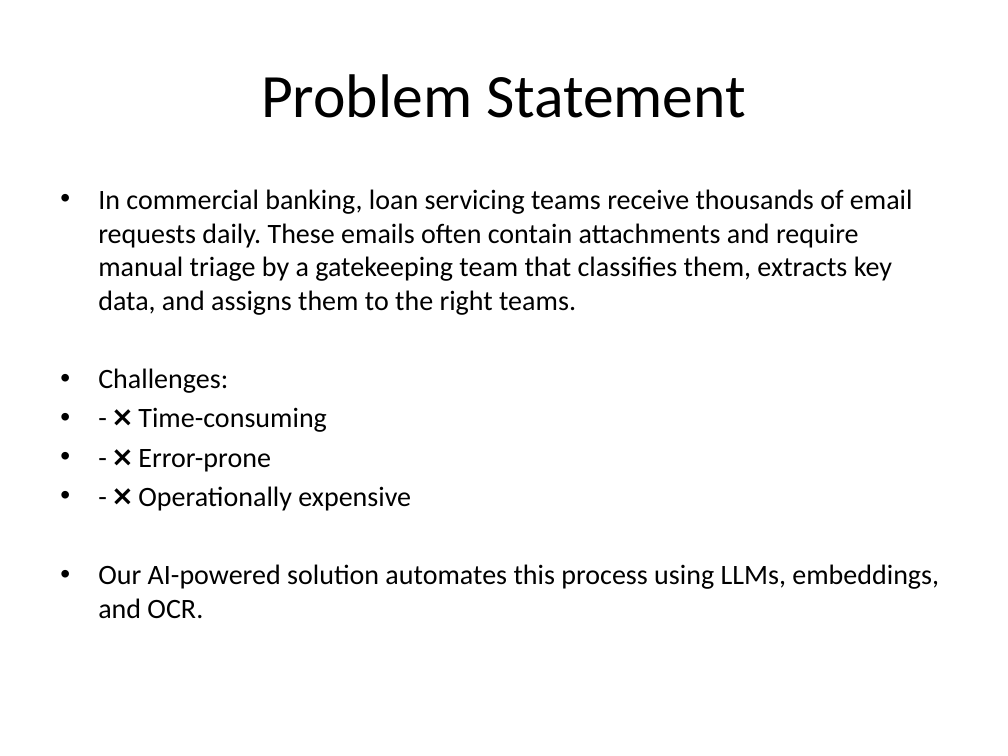
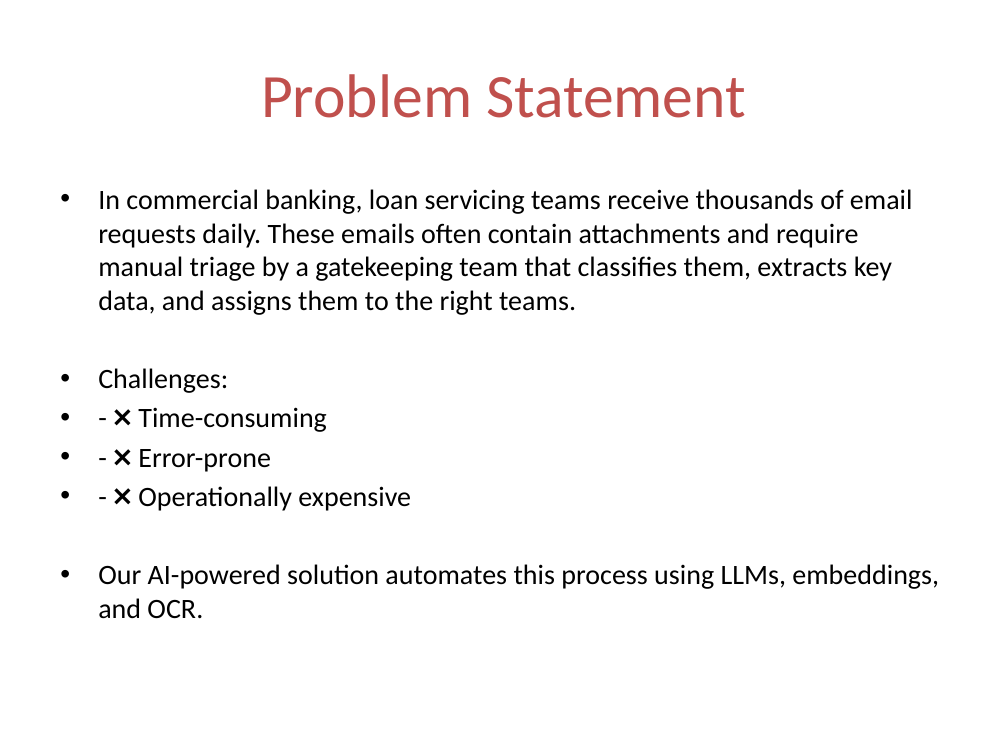
Before and after one commit to ewfx/gaied-ai-sparklers, a slide deck: slide 2 of artifacts/arch/AI_Email_Classification_Presentation.pptx. Drawn at 1008x756 pixels with LibreOffice and Linux fonts; fonts in the diff are those of the drawing. Boxes give left, top, right and bottom in pixels: in the first picture for what was removed or moved away, otherwise in the second. Text is boxed around its words. In the diff, an @@ line names an element or a change of style, - is before the commit and + after.

```diff
--- a/artifacts/arch/AI_Email_Classification_Presentation.pptx
+++ b/artifacts/arch/AI_Email_Classification_Presentation.pptx
@@ title "Problem Statement" at (261, 74, 746, 118): text colour #000000 to #C0504D @@
```
Also in this commit, not shown: 6 other slides changed.
